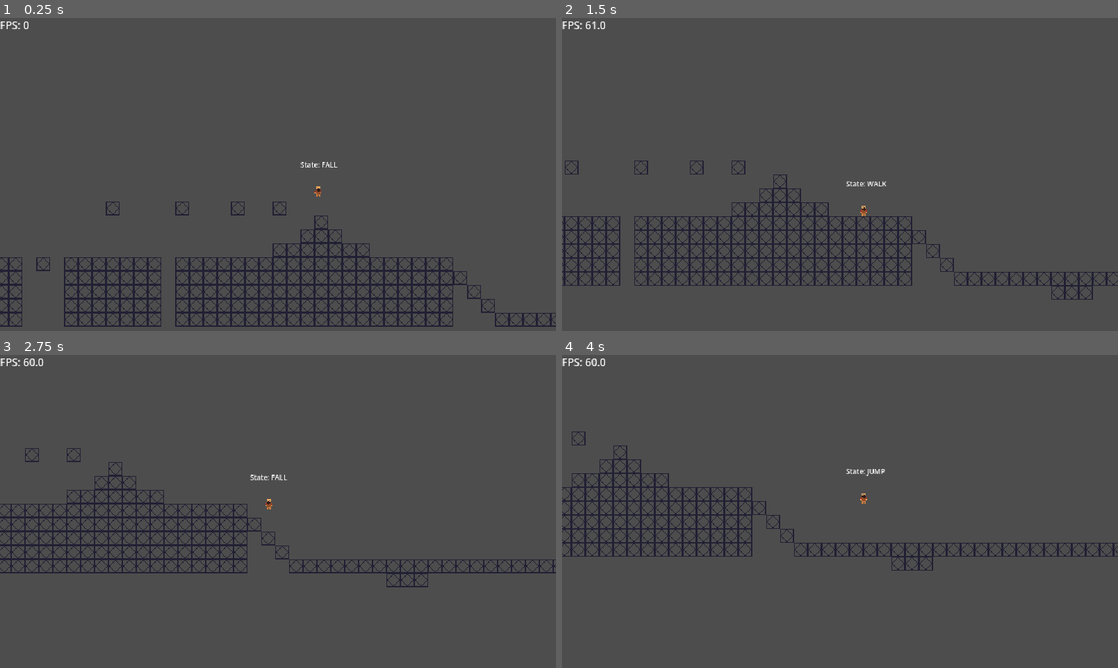
Above: before the commit, frames 1-4 (two rows, left to right).
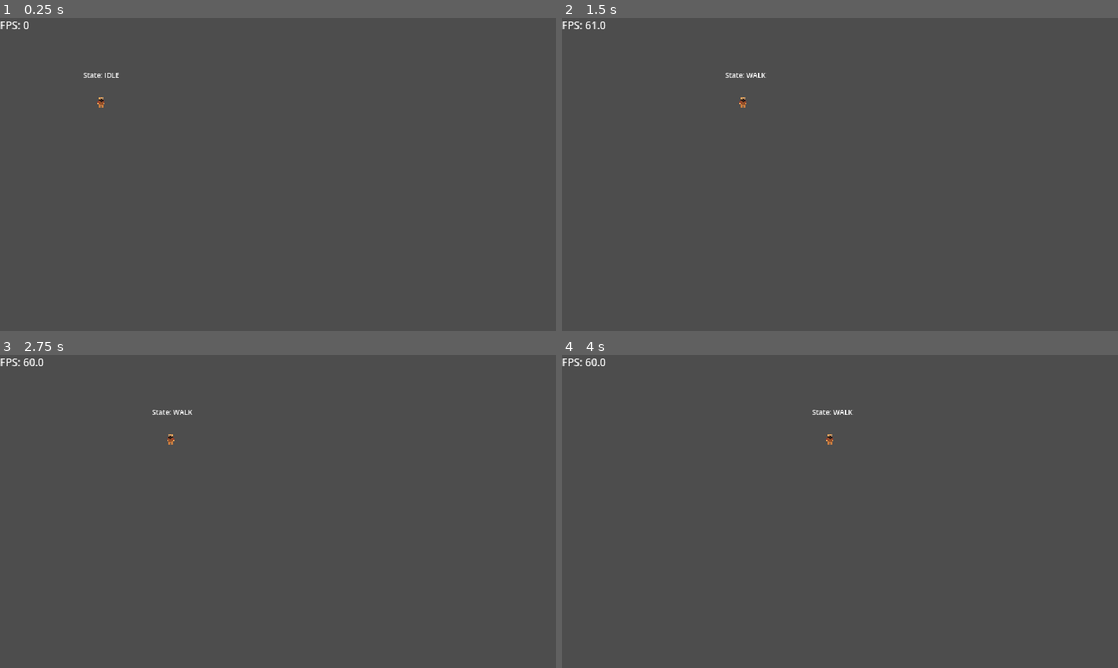
Above: after the commit, the same moments.

Repository: SAWilding/cash-dash
Game: Godot game, scene res://scenes/main/main.tscn
Same seed, same stepped clock (60 frames per second), same inputs: the game is played once before the commit and once after it. This scene is started directly instead of the project's main scene.
Inputs (mouse positions are in pixels of both pictures, inside the frame that each line leads up to):
- Up to frame 1 (0.25 s): no input
- Up to frame 2 (1.5 s): move the mouse to (962, 158) at 0.52 s; press the mouse at (962, 158) at 0.53 s; hold D (right) from 0.53 s (still down); tap Space (jump) at 0.77, 0.8, 1.07, 1.35 s; move the mouse to (728, 190) at 1.27 s; release the mouse at (728, 190) at 1.28 s
- Up to frame 3 (2.75 s): tap Space (jump) at 1.52, 1.82, 2.3 s; click (166, 527) at 1.55 s; move the mouse to (333, 442) at 2.02 s; release D (right) at 2.03 s; press the mouse at (333, 442) at 2.03 s; hold A (left) from 2.03 s (still down)
- Up to frame 4 (4 s): move the mouse to (812, 574) at 2.77 s; release A (left) at 2.78 s; release the mouse at (812, 574) at 2.78 s; hold D (right) from 2.78 s (still down); tap - (decrease_fps) at 2.85 s; tap Space (jump) at 3.02, 3.32 s; click (812, 574) at 3.05 s; move the mouse to (1006, 558) at 3.52 s; hold Space (jump) from 3.53 s (still down); tap = (increase_fps) at 3.6 s

The runs differ from the first frame. In frame 1, 7.2% of the frame differs, in the area x 0-100%, y 17-99%; in frame 2, 6.1%; in frame 3, 5.0%; in frame 4, 4.4%.

Commit message:
initial commit

Diff:
--- a/project.godot
+++ b/project.godot
@@ -14,8 +14,8 @@
 
 [application]
 
-config/name="Bjorn The Blacksmith"
-run/main_scene="uid://dlb26pgh0l10k"
+config/name="Cash Dash"
+run/main_scene="uid://ckaferqfmqqc5"
 config/features=PackedStringArray("4.6", "Forward Plus")
 config/icon="res://icon.svg"
 
@@ -79,6 +79,18 @@
 "events": [Object(InputEventKey,"resource_local_to_scene":false,"resource_name":"","device":-1,"window_id":0,"alt_press …(195 unchanged characters)…
 ]
 }
+up={
+"deadzone": 0.2,
+"events": [Object(InputEventKey,"resource_local_to_scene":false,"resource_name":"","device":-1,"window_id":0,"alt_pressed":false,"shift_pressed":false,"ctrl_pressed":false,"meta_pressed":false,"pressed":false,"keycode":0,"physical_keycode":4194320,"key_label":0,"unicode":0,"location":0,"echo":false,"script":null)
+, Object(InputEventKey,"resource_local_to_scene":false,"resource_name":"","device":-1,"window_id":0,"alt_pressed":false,"shift_pressed":false,"ctrl_pressed":false,"meta_pressed":false,"pressed":false,"keycode":0,"physical_keycode":87,"key_label":0,"unicode":119,"location":0,"echo":false,"script":null)
+]
+}
+down={
+"deadzone": 0.2,
+"events": [Object(InputEventKey,"resource_local_to_scene":false,"resource_name":"","device":-1,"window_id":0,"alt_pressed":false,"shift_pressed":false,"ctrl_pressed":false,"meta_pressed":false,"pressed":false,"keycode":0,"physical_keycode":4194322,"key_label":0,"unicode":0,"location":0,"echo":false,"script":null)
+, Object(InputEventKey,"resource_local_to_scene":false,"resource_name":"","device":-1,"window_id":0,"alt_pressed":false,"shift_pressed":false,"ctrl_pressed":false,"meta_pressed":false,"pressed":false,"keycode":0,"physical_keycode":83,"key_label":0,"unicode":115,"location":0,"echo":false,"script":null)
+]
+}
 
 [rendering]
 
--- a/scenes/main/main.tscn
+++ b/scenes/main/main.tscn
@@ -1,23 +1,11 @@
 [gd_scene format=3 uid="uid://ckaferqfmqqc5"]
 
 [ext_resource type="PackedScene" uid="uid://l1q7ph8ihg0c" path="res://scenes/player/player.tscn" id="1_hyk8p"]
-[ext_resource type="PackedScene" uid="uid://fvu8kskj06dg" path="res://scenes/tiles/test/tile_map_layer.tscn" id="2_iuonh"]
 [ext_resource type="PackedScene" uid="uid://dyaypssubksaq" path="res://utils/debug/fps_counter.tscn" id="3_k2fmo"]
-[ext_resource type="PackedScene" uid="uid://bv1suvrfjks0t" path="res://scenes/camera/game_camera.tscn" id="4_l3cfh"]
-[ext_resource type="PackedScene" uid="uid://3uop1uyckbwk" path="res://scenes/level_building/door/door.tscn" id="5_6q06x"]
-[ext_resource type="PackedScene" uid="uid://dk5om74glxw6k" path="res://scenes/level_building/levels/level.tscn" id="6_ow5a4"]
 
 [node name="Main" type="Node" unique_id=1421400260]
 
 [node name="FpsCounter" parent="." unique_id=1907787027 instance=ExtResource("3_k2fmo")]
 
-[node name="TileMapLayer" parent="." unique_id=1489687612 instance=ExtResource("2_iuonh")]
-
-[node name="Player" parent="." unique_id=1472650243 instance=ExtResource("1_hyk8p")]
-position = Vector2(485, 181)
-
-[node name="GameCamera" parent="." unique_id=41269483 instance=ExtResource("4_l3cfh")]
-
-[node name="Door" parent="." unique_id=329413602 instance=ExtResource("5_6q06x")]
-position = Vector2(8, 224)
-scene = ExtResource("6_ow5a4")
+[node name="Player" parent="." unique_id=127058708 instance=ExtResource("1_hyk8p")]
+position = Vector2(117, 103)
--- a/scenes/managers/combat/combat_manager.gd
+++ /dev/null
@@ -1,27 +0,0 @@
-extends Node
-
-var player: Player
-const MELEE_ATTACK = preload("uid://ckn0ktfwp1vrw")
-const MELEE_ATTACK_COOLDOWN = 0.4 # second
-var is_cooldown_done: bool = true
-
-func _process(delta: float) -> void:
-	if Input.is_action_pressed("attack"):
-		perform_melee_attack()
-
-func perform_melee_attack():
-	if is_cooldown_done == false:
-		return
-	if MELEE_ATTACK == null:
-		return
-	is_cooldown_done = false
-	var melee_attack_instance = MELEE_ATTACK.instantiate()
-
-	player = Utils.get_player(self)
-	if player == null:
-		return
-	print("attacking")
-	melee_attack_instance.scale = player.facing_direction
-	melee_attack_instance.global_position = player.global_position
-	get_parent().add_child(melee_attack_instance)
-	is_cooldown_done = await Utils.await_cooldown(MELEE_ATTACK_COOLDOWN, self)
--- a/scenes/managers/combat/combat_manager.tscn
+++ /dev/null
@@ -1,6 +0,0 @@
-[gd_scene load_steps=2 format=3 uid="uid://bqf5bny07t45c"]
-
-[ext_resource type="Script" uid="uid://d1gp1glhpmjoa" path="res://scenes/managers/combat/combat_manager.gd" id="1_gpomv"]
-
-[node name="CombatManager" type="Node"]
-script = ExtResource("1_gpomv")
--- a/scenes/player/player.gd
+++ b/scenes/player/player.gd
@@ -7,11 +7,11 @@
 @onready var state_machine: StateMachine = $PlayerStateMachine
 @onready var debug_logger: Control = $DebugLogger
 
-const FALL_GRAVITY = 1500 # pixels per second
-const MAX_FALL_SPEED = 900
+const FALL_GRAVITY = 0 # pixels per second
+const MAX_FALL_SPEED = 0
 const JUMP_GRAVITY = 1000
 const MAX_JUMP = 300
-const MAX_SPEED = 150
+const MAX_SPEED = 50
 const ACCELERATION = 300
 const DECELERATION = 600
 # Number of physics frames allowed to pass before player can no longer jump after walking off the floor
@@ -52,7 +52,8 @@
 		decelerate_x(delta)
 
 	else:
-		velocity.x += direction * ACCELERATION  * delta
+		#velocity.x += direction * ACCELERATION  * delta
+		velocity.x += direction  * delta
 		velocity.x = clamp(velocity.x, -MAX_SPEED, MAX_SPEED)
 
 func decelerate_x(delta: float):
--- a/scenes/player/player_state_machine/fall.gd
+++ /dev/null
@@ -1,57 +0,0 @@
-extends State
-
-var jump_tolerance_entered: bool
-## Called when the state is first entered
-func enter():
-	jump_tolerance_entered = false
-## Called upon leaving the state to another
-func exit(): pass
-
-## Update the physics based on the current state
-func update(delta: float):
-	var right_pressed = Input.is_action_pressed("right")
-	var left_pressed = Input.is_action_pressed("left")
-
-	if ! parent.is_on_floor():
-		apply_gravity(delta)
-		if state_machine.previous_state == state_machine.states.walk && not jump_tolerance_entered:
-			apply_jump_tolerance()
-
-		apply_airlial_movement(right_pressed, left_pressed, delta)
-
-	else:
-		if (right_pressed && left_pressed) || (! right_pressed && ! left_pressed):
-			state_machine.change_state(state_machine.states.idle)
-			return
-		if abs(parent.velocity.x) > 0:
-			state_machine.change_state(state_machine.states.walk)
-			return
-		else:
-			state_machine.change_state(state_machine.states.idle)
-			return
-
-
-func apply_jump_tolerance():
-		jump_tolerance_entered = true
-		for frame in range(parent.JUMP_FRAME_TOLERANCE):
-			await parent.get_tree().physics_frame
-			if parent.is_on_floor():
-				break
-			if Input.is_action_pressed("jump"):
-				parent.velocity.y = 0
-				state_machine.change_state(state_machine.states.jump)
-				return
-
-
-func apply_airlial_movement(right_pressed: bool , left_pressed: bool, delta: float):
-		#If the parent is in the air
-#		Insert unique in-air movement here
-		if right_pressed && left_pressed:
-			parent.decelerate_x(delta)
-		elif right_pressed || left_pressed:
-			parent.accelerate_x(delta)
-
-func apply_gravity(delta: float):
-	#	Apply gravity
-	parent.velocity.y += parent.FALL_GRAVITY * delta
-	parent.velocity.y = clamp(parent.velocity.y, -parent.MAX_JUMP, parent.MAX_FALL_SPEED)
--- a/scenes/player/player_state_machine/idle.gd
+++ b/scenes/player/player_state_machine/idle.gd
@@ -3,29 +3,23 @@
 
 ## Called when the state is first entered
 func enter():
-	if state_machine.previous_state == state_machine.states.fall:
-		parent.velocity.x = 0
+	pass
 
 ## Called upon leaving the state to another
 func exit(): pass
 
 ## Update the physics based on the current state
 func update(delta: float):
-	if ! parent.is_on_floor():
-		state_machine.change_state(state_machine.states.fall)
+	var right_pressed = Input.is_action_pressed("right")
+	var left_pressed = Input.is_action_pressed("left")
+	var up_pressed = Input.is_action_pressed("up")
+	var down_pressed = Input.is_action_pressed("down")
+
+	if right_pressed || left_pressed || up_pressed || down_pressed:
+		state_machine.change_state(state_machine.states.walk)
 		return
 
-	var right_pressed = Input.is_action_pressed("right")
-	var left_pressed = Input.is_action_pressed("left")
-	if abs(parent.velocity.x) > 0:
-		parent.decelerate_x(delta)
-
-	if right_pressed || left_pressed:
-		if parent.is_on_floor():
-			state_machine.change_state(state_machine.states.walk)
-			return
-
-	elif Input.is_action_just_pressed("jump"):
-		if parent.is_on_floor():
-			state_machine.change_state(state_machine.states.jump)
-			return
+	#elif Input.is_action_just_pressed("jump"):
+		#if parent.is_on_floor():
+			#state_machine.change_state(state_machine.states.jump)
+			#return
--- a/scenes/player/player_state_machine/player_state_machine.gd
+++ b/scenes/player/player_state_machine/player_state_machine.gd
@@ -9,7 +9,6 @@
 	states.idle = preload("uid://ctxunt7hiunkp").new(player, self, "IDLE")
 	states.walk = preload("uid://glinnl8qkrne").new(player, self, "WALK")
 	states.jump = preload("uid://c5cd47xkcyl3k").new(player, self, "JUMP")
-	states.fall = preload("uid://mbxnha6xlw15").new(player, self, "FALL")
 
 #	Set the initial state to IDLE
 	current_state = states.idle
--- a/scenes/player/player_state_machine/walk.gd
+++ b/scenes/player/player_state_machine/walk.gd
@@ -1,5 +1,6 @@
 extends State
 
+var velocity = Vector2()
 ## Called when the state is first entered
 func enter(): pass
 
@@ -8,28 +9,41 @@
 
 ## Update the physics based on the current state
 func update(delta: float):
-#	If the parent is not on the floor change state to fall
-	if ! parent.is_on_floor():
-		state_machine.change_state(state_machine.states.fall)
-		return
+#   Change state to jump if jump key is pressed
+	#if Input.is_action_pressed("jump"):
+		#state_machine.change_state(state_machine.states.jump)
+		#return
 
-#   Change state to jump if jump key is pressed
-	if Input.is_action_pressed("jump"):
-		state_machine.change_state(state_machine.states.jump)
-		return
+	velocity = Vector2()  # Reset velocity each frame
+
+	# Get input from arrow keys or WASD
+	if Input.is_action_pressed("right"):  # Right arrow or 'D'
+		velocity.x += 1
+	if Input.is_action_pressed("left"):   # Left arrow or 'A'
+		velocity.x -= 1
+	if Input.is_action_pressed("down"):   # Down arrow or 'S'
+		velocity.y += 1
+	if Input.is_action_pressed("up"):     # Up arrow or 'W'
+		velocity.y -= 1
+
+	# Normalize to prevent faster diagonal movement
+	parent.velocity = velocity.normalized() * parent.MAX_SPEED
+
+	# Move the KinematicBody2D
+	parent.move_and_slide()
+
+	if parent.velocity == Vector2.ZERO:
+		state_machine.change_state(state_machine.states.idle)
 
 
-	apply_floor_movement(delta)
-
-
-func apply_floor_movement(delta: float):
-	var right_pressed = Input.is_action_pressed("right")
-	var left_pressed = Input.is_action_pressed("left")
-
-	if right_pressed && left_pressed:
-		parent.decelerate_x(delta)
-	elif right_pressed || left_pressed:
-		parent.accelerate_x(delta)
-	else:
-		state_machine.change_state(state_machine.states.idle)
-		return
+#func apply_floor_movement(delta: float):
+	#var right_pressed = Input.is_action_pressed("right")
+	#var left_pressed = Input.is_action_pressed("left")
+	#
+	#if right_pressed && left_pressed:
+		#parent.decelerate_x(delta)
+	#elif right_pressed || left_pressed:
+		#parent.accelerate_x(delta)
+	#else:
+		#state_machine.change_state(state_machine.states.idle)
+		#return
Not shown, removed: scenes/managers/combat/combat_manager.gd.uid
Not shown, removed: scenes/player/player_state_machine/fall.gd.uid
